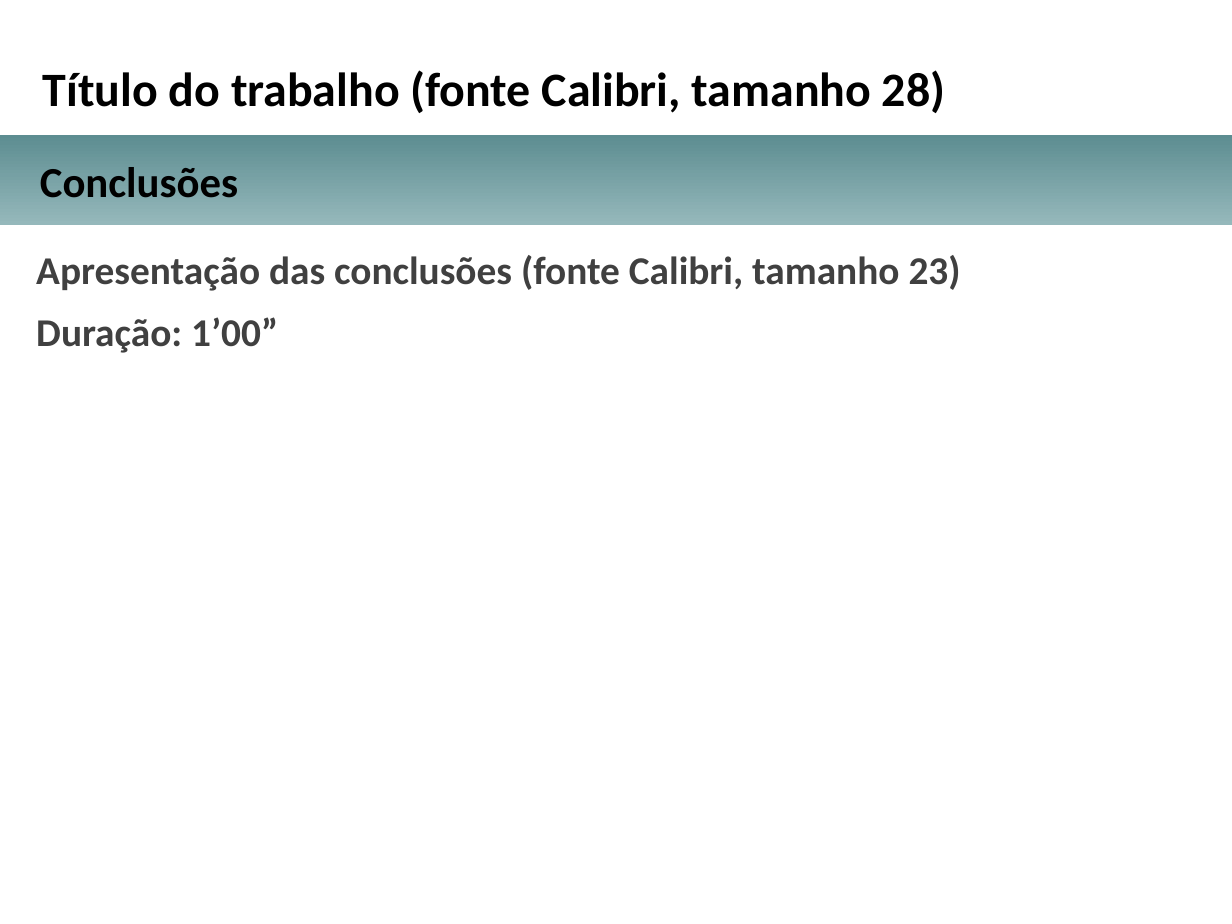
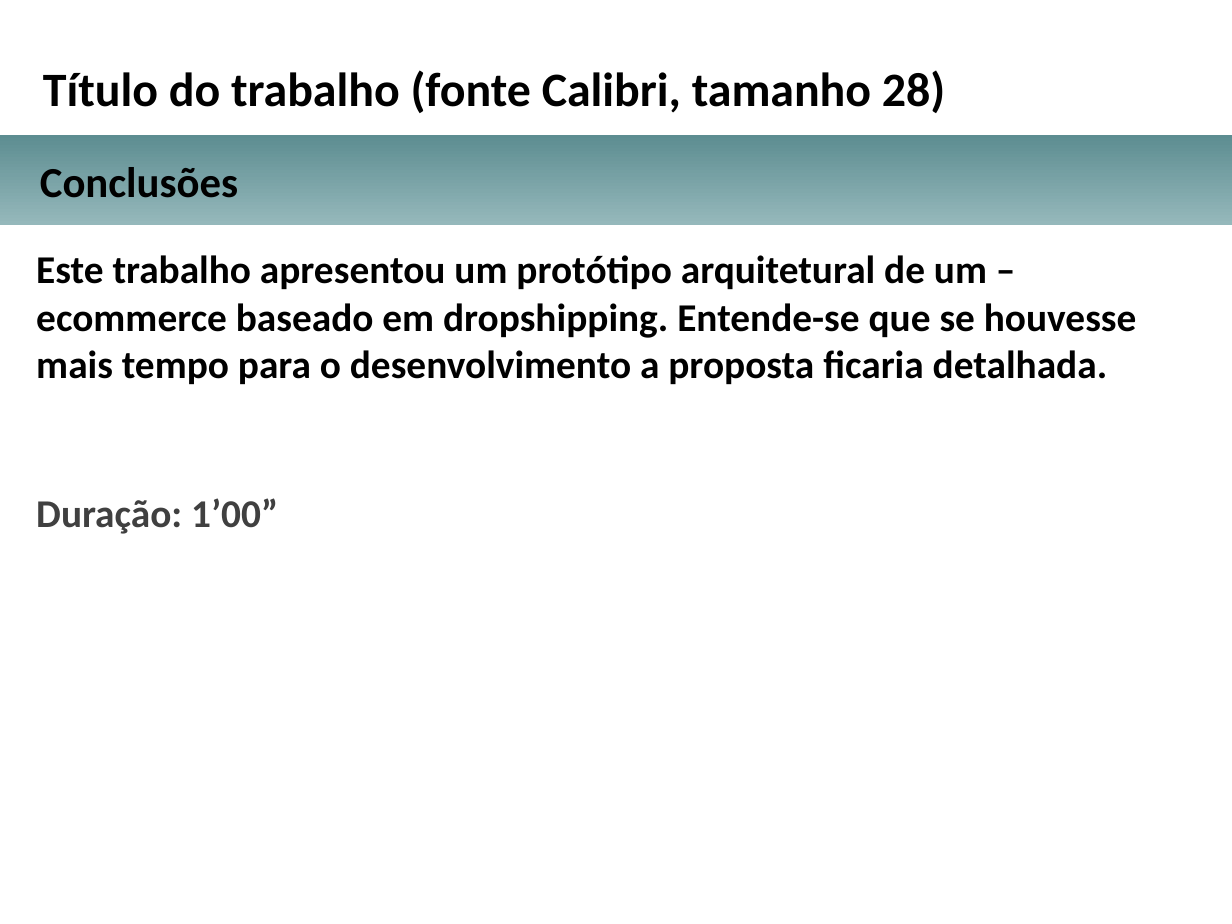
Before and after one commit to dvp333/tcc-arq-soft-dist, a slide deck: slide 11 of Enunciado e modelos/Orientação e Modelo para a Apresentação para a Banca/Apresentacao_projeto_arquitetural_TCC.pptx. Drawn at 1232x924 pixels with LibreOffice and Linux fonts; fonts in the diff are those of the drawing; background and template pictures are left out. Boxes give left, top, right and bottom in pixels: in the first picture for what was removed or moved away, otherwise in the second. Text is boxed around its words. In the diff, an @@ line names an element or a change of style, - is before the commit and + after.

```diff
--- a/Enunciado e modelos/Orientação e Modelo para a Apresentação para a Banca/Apresentacao_projeto_arquitetural_TCC.pptx
+++ b/Enunciado e modelos/Orientação e Modelo para a Apresentação para a Banca/Apresentacao_projeto_arquitetural_TCC.pptx
@@ text at (x1=36, y1=255, x2=1137, y2=385): text changed; text colour #404040 to #000000 @@
-Apresentação das conclusões (fonte Calibri, tamanho 23)
+Este trabalho apresentou um protótipo arquitetural de um –ecommerce baseado em dropshipping. Entende-se que se houvesse mais tempo para o desenvolvimento a proposta ficaria detalhada.
```
Also in this commit, not shown: 10 other slides changed.
